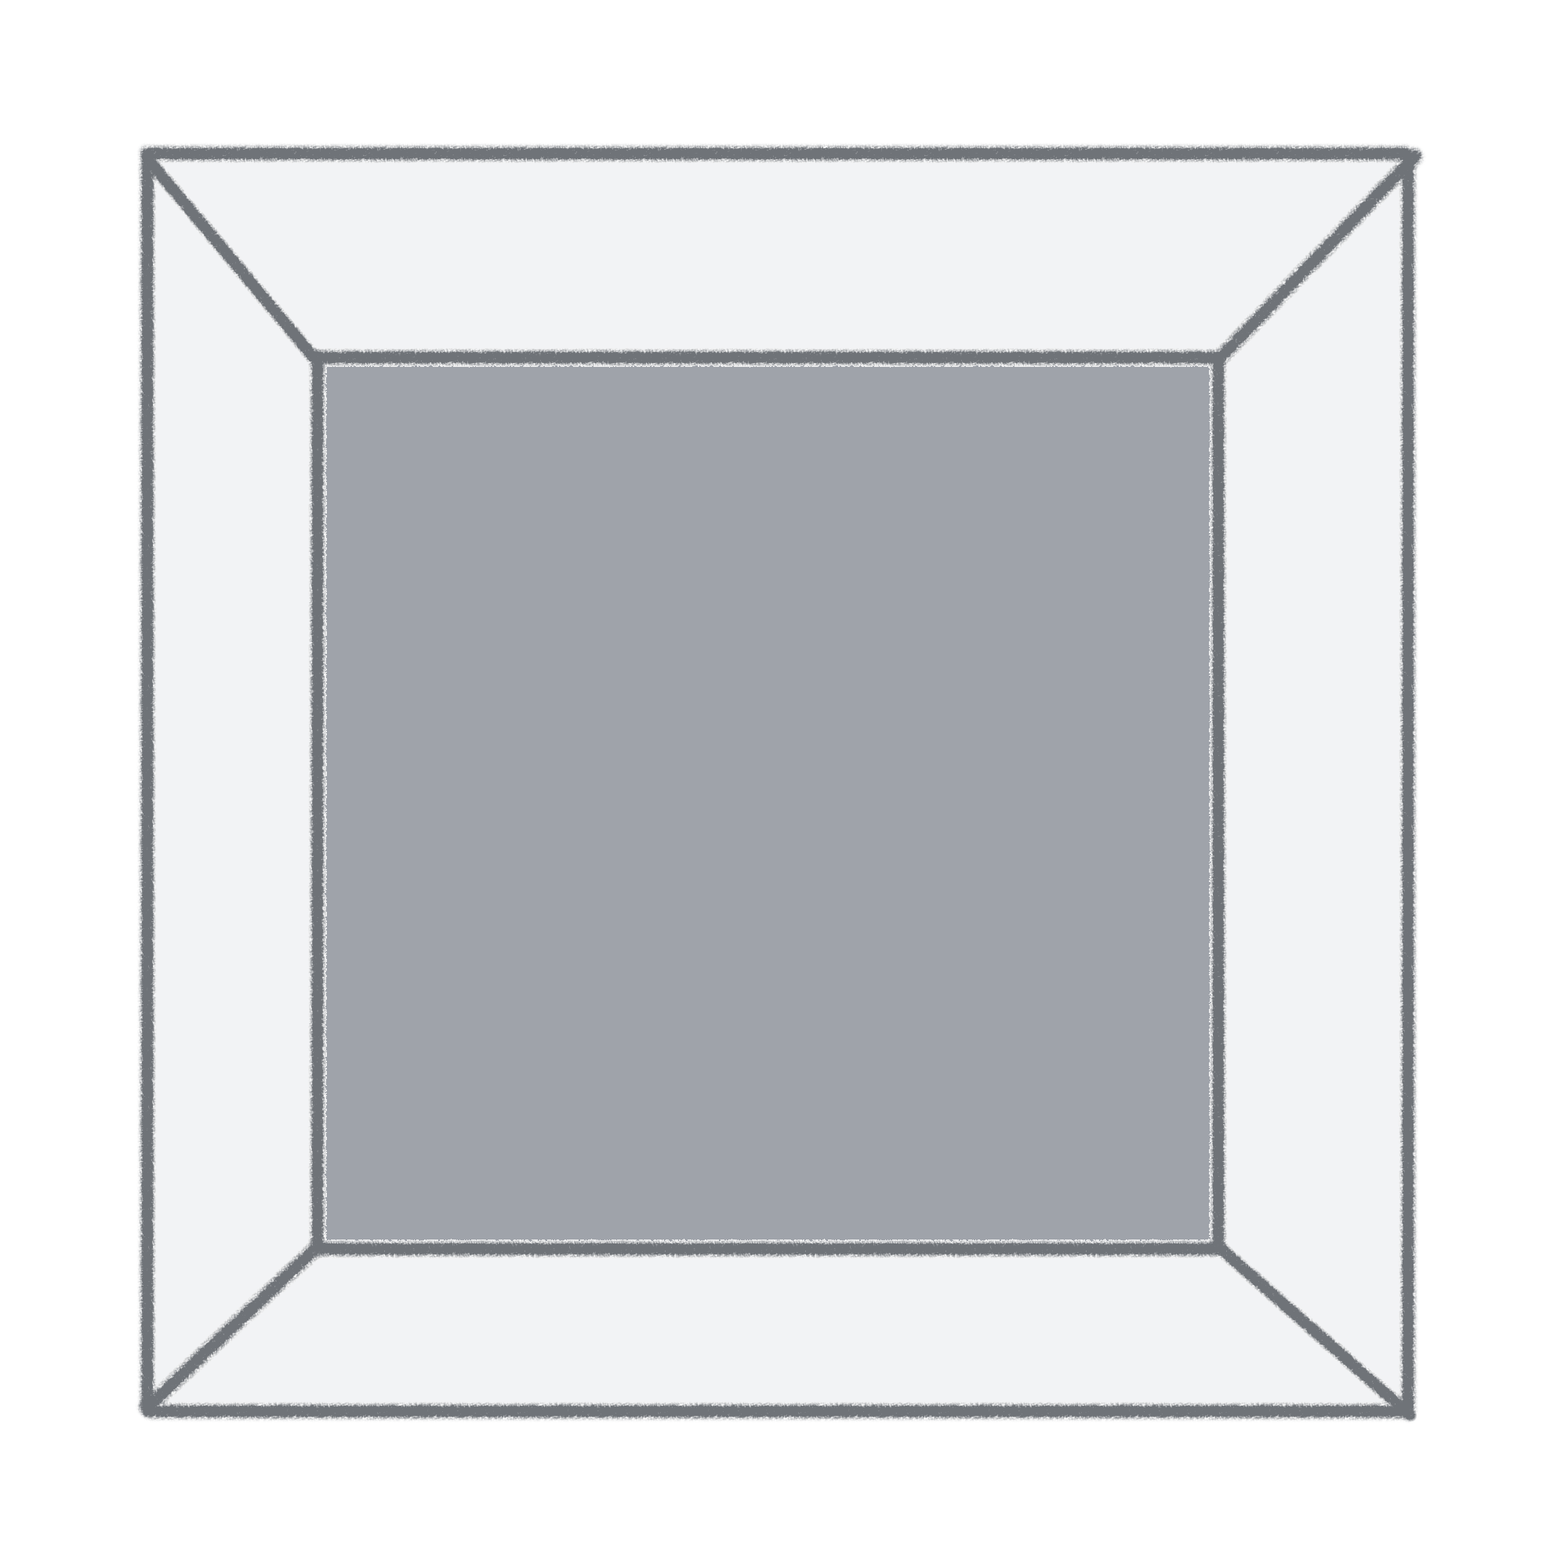
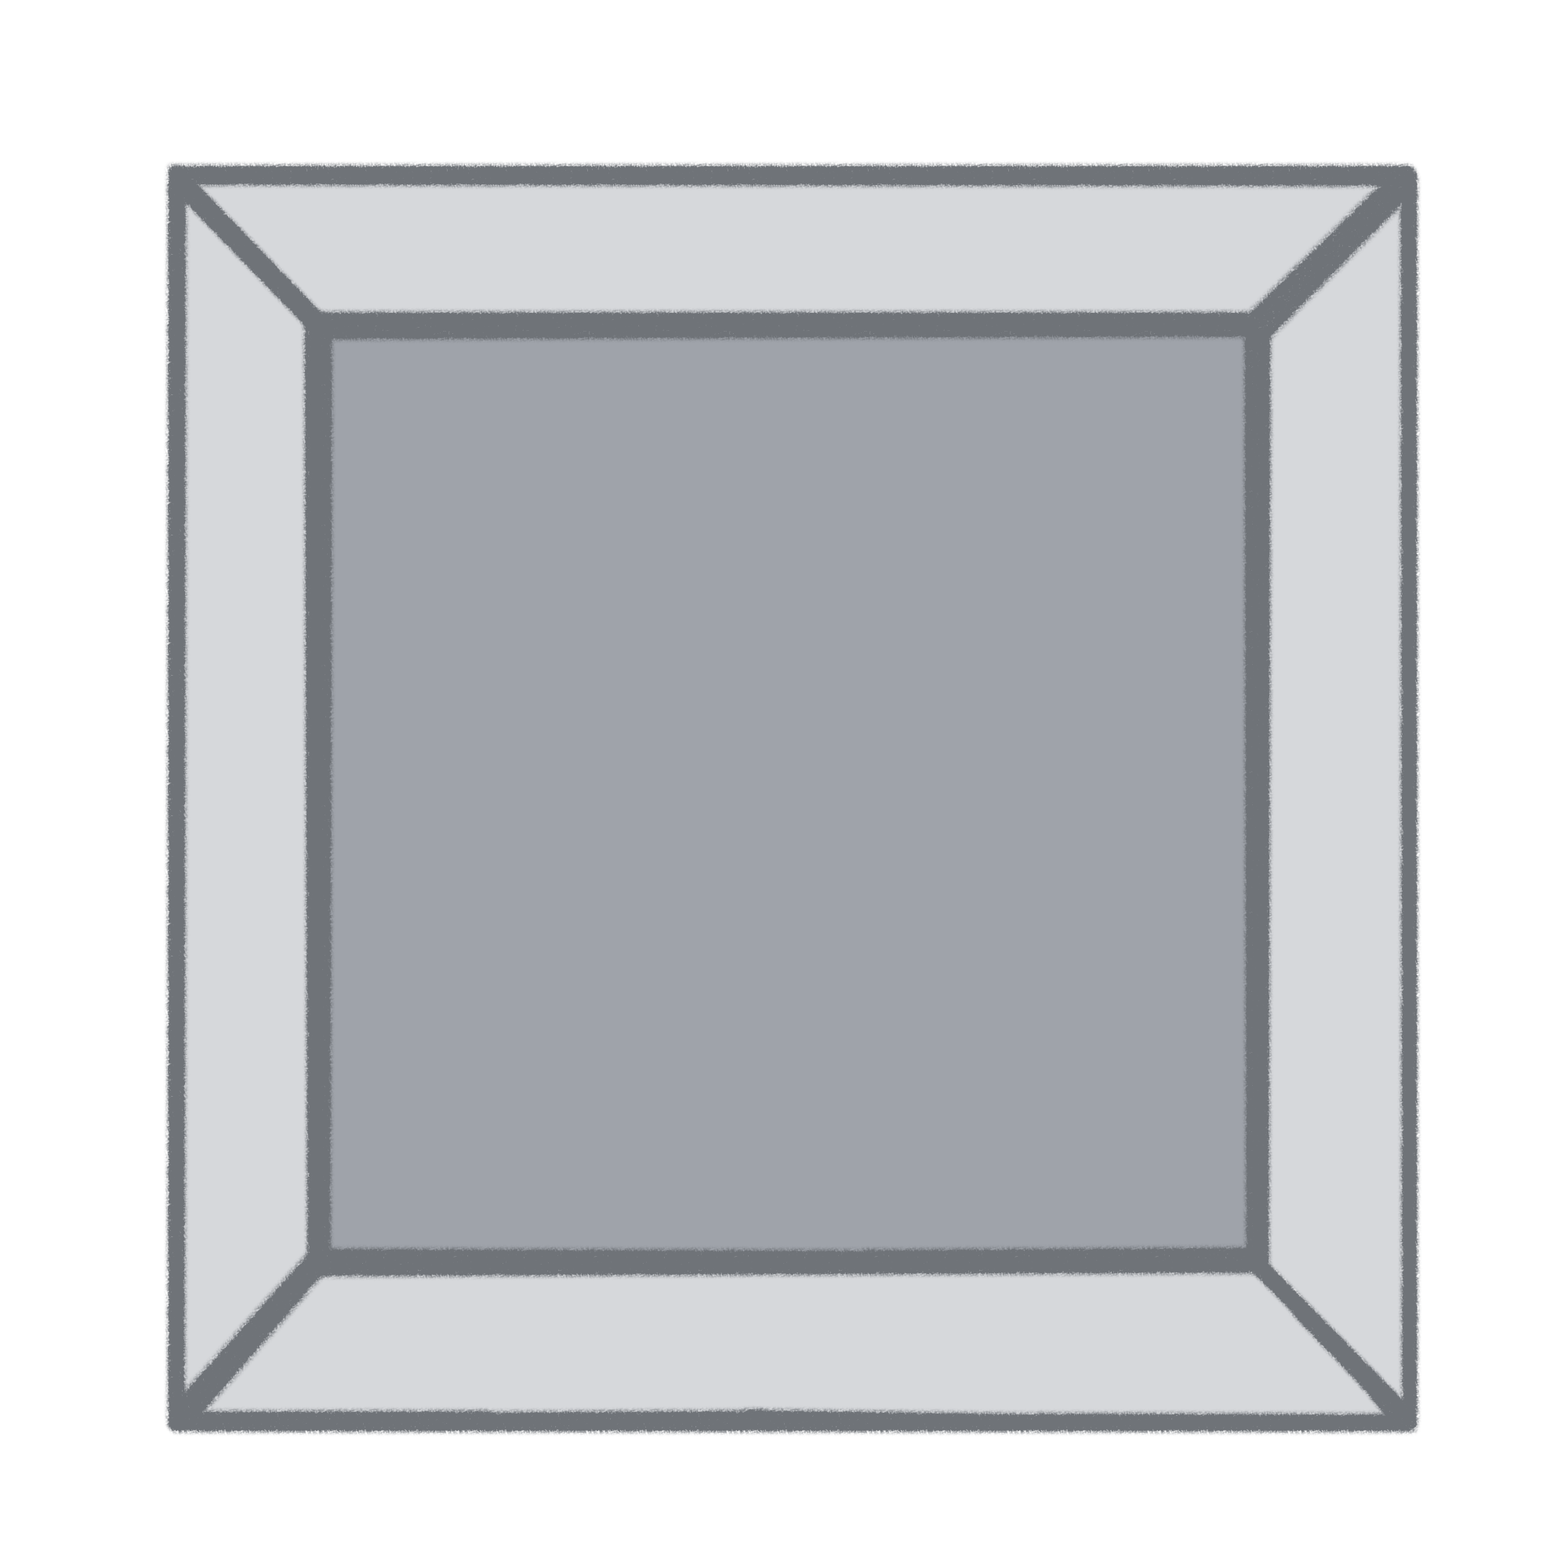
Two versions of the same layered image (1568 x 1568). Layer-by-layer changes:
painted on "Paint Layer 1" over (x1=135, y1=142, x2=1427, y2=1437)